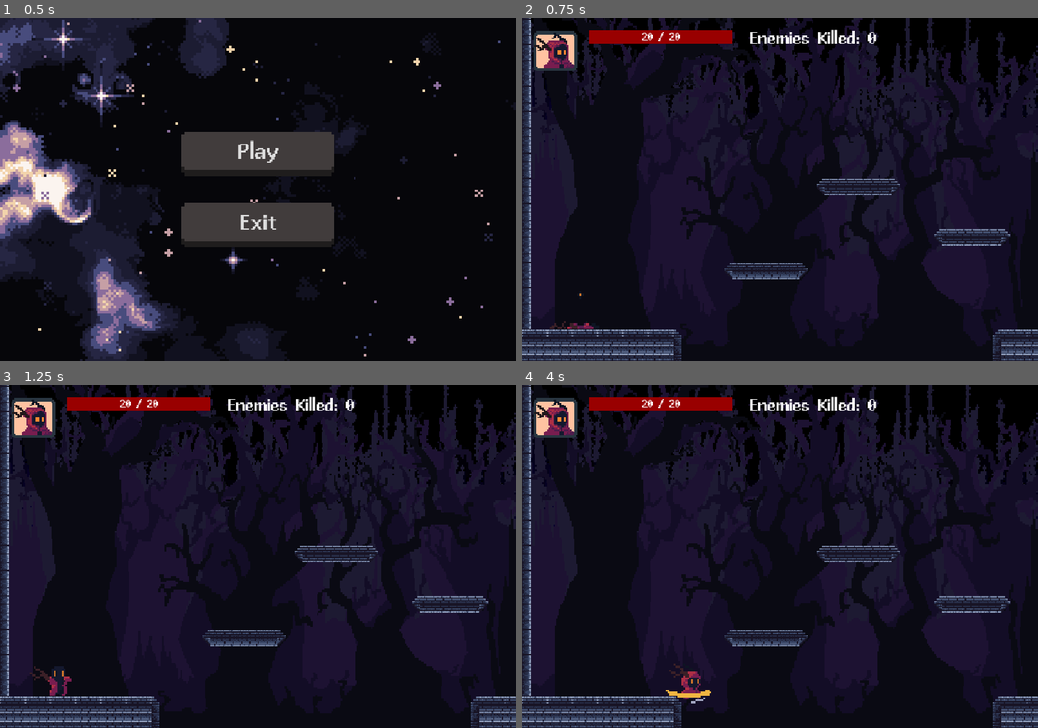
Above: before the commit, frames 1-4 (two rows, left to right).
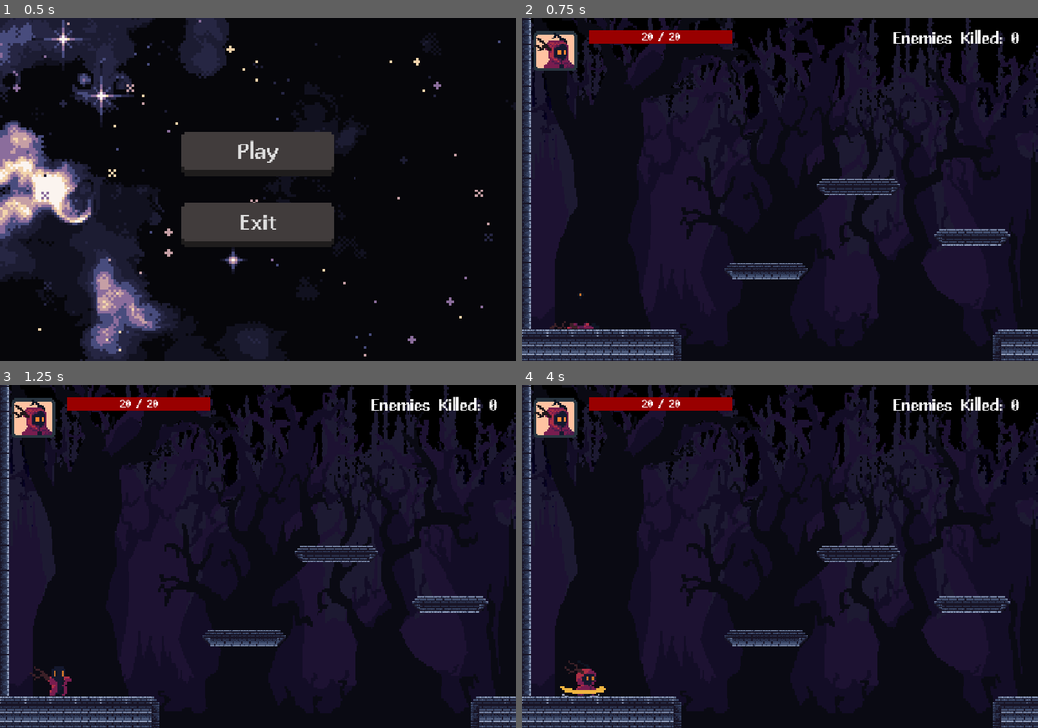
Above: after the commit, the same moments.

Repository: Stasenash/GodotPlatformerTestTask
Game: Godot game, scene res://scenes/main_menu/main_menu.tscn
The game is run twice, just before and just after one commit, with the same random seed, the same clock (stepped at 60 frames per second) and the same inputs.
Inputs:
- Up to frame 1 (0.5 s): no input
- Up to frame 2 (0.75 s): click "Play" at 0.5 s
- Up to frame 3 (1.25 s): no input
- Up to frame 4 (4 s): hold D (move_right) 1.28-2.78 s; tap J (attack) every 0.75 s from 1.35 to 3.6 s; tap Space (jump) at 1.52, 2.27, 3.77 s; hold A (move_left) 2.78-3.53 s; hold D (move_right) from 3.53 s (still down)

Frame 1 is identical in both runs. In frame 2, 0.8% of the frame differs, in the area x 44-97%, y 3-8%; in frame 3, 0.8%; in frame 4, 1.5%, in the area x 7-97%, y 3-93%.

Commit message:
Added player and enemy attack cooldown

Diff:
--- a/scenes/enemy/enemy.gd
+++ b/scenes/enemy/enemy.gd
@@ -6,6 +6,7 @@
 const ATTACK_DISTANCE: float = 100.0
 const ATTACK_DAMAGE: int = 3
 const ATTACK_OFFSET: float = 30.0
+const ATTACK_COOLDOWN: float = 1.0
 const DAMAGE_NUMBER_SCENE := preload("res://scenes/ui/damage_number.tscn")
 
 signal died
@@ -25,6 +26,7 @@
 var state: State = State.PATROL
 var direction: int = 1
 var player_in_range: bool = false
+var attack_timer: float = 0.0
 
 @onready var anim: AnimatedSprite2D = $AnimatedSprite2D
 @onready var animation_player: AnimationPlayer = $AnimationPlayer
@@ -44,7 +46,8 @@
 func _physics_process(delta: float) -> void:
 	if state == State.DEAD:
 		return
-
+	if attack_timer > 0.0:
+		attack_timer -= delta
 	_apply_gravity(delta)
 	_process_ai()
 	_update_movement()
@@ -56,7 +59,7 @@
 	if state in [State.ATTACK, State.HIT, State.DEAD]:
 		return
 	if player_in_range:
-		if _is_player_close():
+		if _is_player_close() and attack_timer <= 0.0:
 			_change_state(State.ATTACK)
 		elif state != State.HIT:
 			_change_state(State.CHASE)
@@ -180,6 +183,7 @@
 	match anim_name:
 		"Attack":
 			_disable_attack()
+			attack_timer = ATTACK_COOLDOWN
 			if player_in_range:
 				_change_state(State.CHASE)
 			else:
--- a/scenes/ui/hud/hud.tscn
+++ b/scenes/ui/hud/hud.tscn
@@ -39,6 +39,7 @@
 stretch_mode = 4
 
 [node name="HPContainer" type="Control" parent="MarginContainer/HBoxContainer" unique_id=736561934]
+custom_minimum_size = Vector2(400, 0)
 layout_mode = 2
 
 [node name="HPBar" type="ProgressBar" parent="MarginContainer/HBoxContainer/HPContainer" unique_id=642295341]
@@ -68,7 +69,7 @@
 vertical_alignment = 1
 
 [node name="KillsCounter" type="Label" parent="MarginContainer/HBoxContainer" unique_id=1668527152]
-custom_minimum_size = Vector2(600, 100)
+custom_minimum_size = Vector2(500, 100)
 layout_mode = 2
 text = "Enemies Killed: 0"
 label_settings = SubResource("LabelSettings_ax4tw")
--- a/scripts/core/player.gd
+++ b/scripts/core/player.gd
@@ -5,6 +5,7 @@
 const JUMP_FORCE: float = -550.0
 const ATTACK_DAMAGE: int = 2
 const ATTACK_OFFSET: float = 35.0
+const ATTACK_COOLDOWN: float = 0.8
 const DAMAGE_NUMBER_SCENE := preload("res://scenes/ui/damage_number.tscn")
 
 signal health_changed(current: int, max: int)
@@ -13,7 +14,6 @@
 
 @export var max_health: int = 20
 var health: int
-
 
 enum State {
 	SPAWN,
@@ -26,12 +26,13 @@
 	DEAD
 }
 
-var state: State = State.SPAWN
-
 
 @onready var anim: AnimatedSprite2D = $AnimatedSprite2D
 @onready var attack_area: Area2D = $AttackArea
 
+
+var attack_timer: float = 0.0
+var state: State = State.SPAWN
 
 func _ready() -> void:
 	health = max_health
@@ -48,6 +49,8 @@
 func _physics_process(delta: float) -> void:
 	if state == State.DEAD:
 		return
+	if attack_timer > 0.0:
+		attack_timer -= delta
 
 	_apply_gravity(delta)
 	_handle_input()
@@ -65,7 +68,7 @@
 	if state in [State.ATTACK, State.SPAWN, State.HIT]:
 		return
 
-	if Input.is_action_just_pressed("attack"):
+	if Input.is_action_just_pressed("attack") and attack_timer <= 0.0:
 		_change_state(State.ATTACK)
 		return
 
@@ -167,6 +170,7 @@
 func _on_animation_finished() -> void:
 	match state:
 		State.ATTACK:
+			attack_timer = ATTACK_COOLDOWN
 			_change_state(State.IDLE)
 		State.SPAWN:
 			_change_state(State.IDLE)
